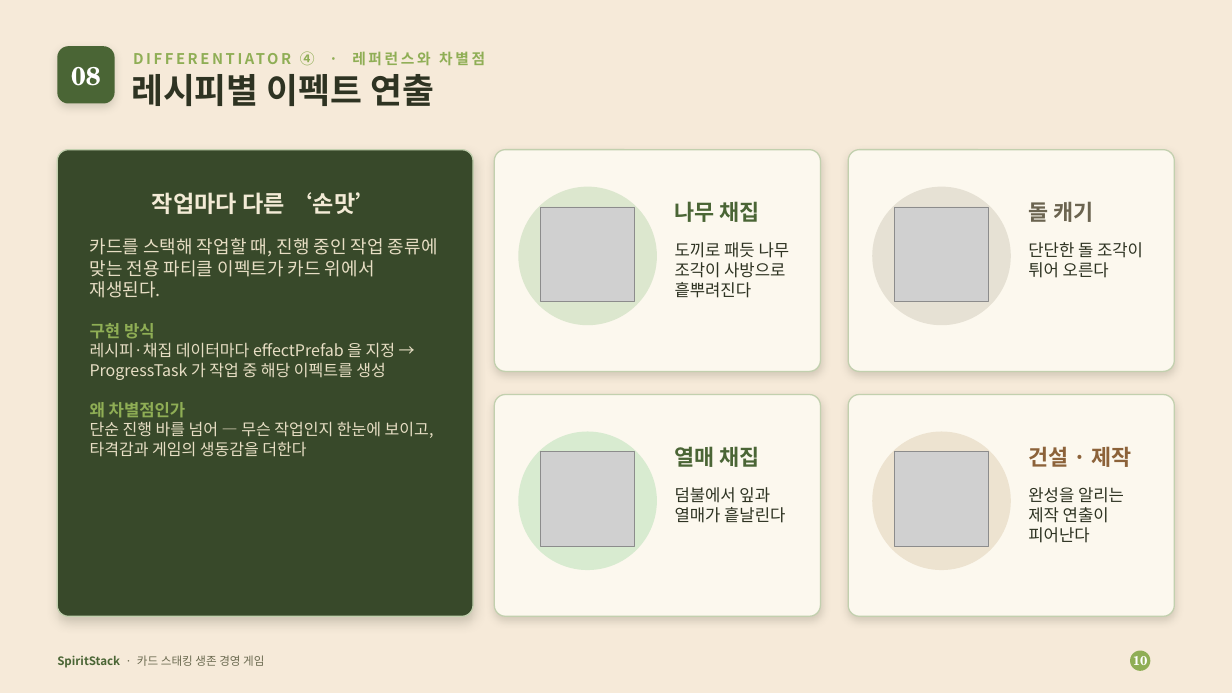
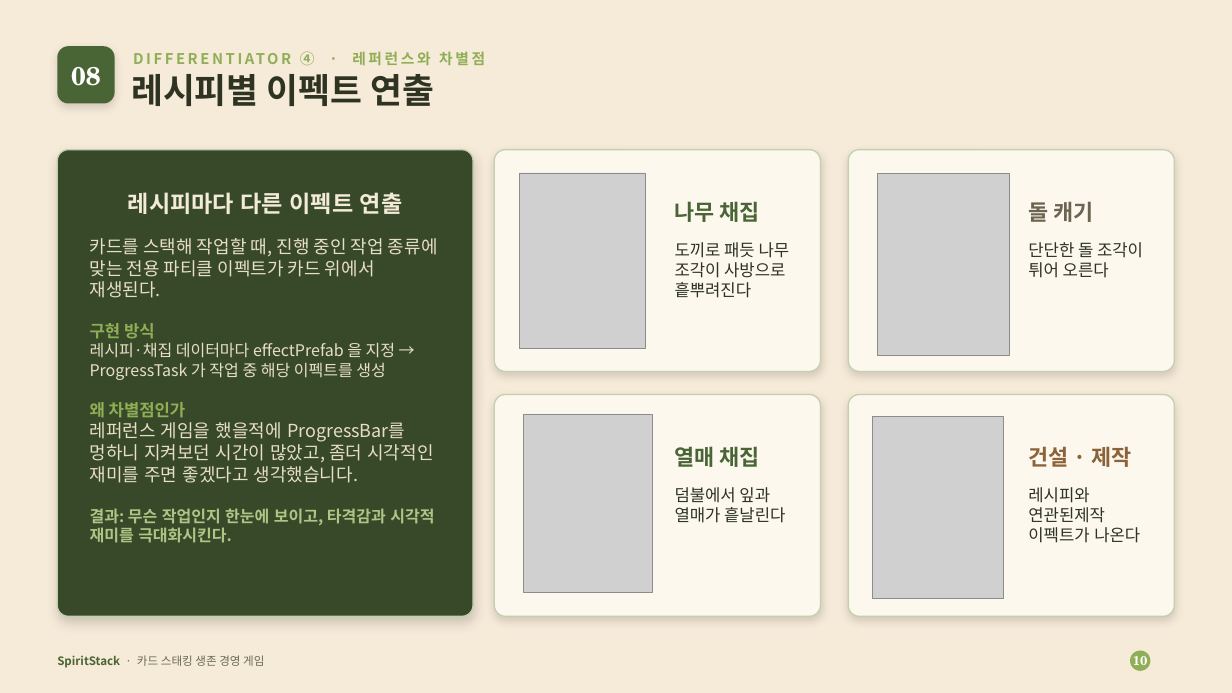
Before and after one commit to Devel-Rocket-ClassRoom/minigame-project-kimjihae3357, a slide deck: slide 10 of JellyStack/SpiritStack_발표자료.pptx. Drawn at 1232x693 pixels with LibreOffice and Linux fonts; fonts in the diff are those of the drawing; grey boxes stand for pictures. Boxes give left, top, right and bottom in pixels: in the first picture for what was removed or moved away, otherwise in the second. Text is boxed around its words. In the diff, an @@ line names an element or a change of style, - is before the commit and + after.

```diff
--- a/JellyStack/SpiritStack_발표자료.pptx
+++ b/JellyStack/SpiritStack_발표자료.pptx
@@ picture: place and size @@
-picture at (541,207,635,301)
+picture at (519,173,646,348)
@@ picture: place and size @@
-picture at (895,207,989,301)
+picture at (878,174,1009,356)
@@ text at (128,192,403,214): text changed @@
-작업마다 다른 ‘손맛’
+레시피마다 다른 이펙트 연출
@@ ellipse removed at (518,187,657,325) @@
@@ ellipse removed at (872,187,1011,325) @@
@@ picture: place and size @@
-picture at (541,452,635,546)
+picture at (523,415,652,593)
@@ picture: place and size @@
-picture at (895,452,989,546)
+picture at (872,417,1004,599)
@@ text at (90,422,434,543): text changed; size 12.5 to 14 pt @@
-단순 진행 바를 넘어 — 무슨 작업인지 한눈에 보이고, 타격감과 게임의 생동감을 더한다
+레퍼런스 게임을 했을적에 ProgressBar를 멍하니 지켜보던 시간이 많았고, 좀더 시각적인 재미를 주면 좋겠다고 생각했습니다.
+결과: 무슨 작업인지 한눈에 보이고, 타격감과 시각적 재미를 극대화시킨다.
@@ ellipse removed at (518,432,657,570) @@
@@ ellipse removed at (872,432,1011,570) @@
@@ text at (1028,487,1140,543): text changed @@
-완성을 알리는 제작 연출이 피어난다
+레시피와 연관된제작 이펙트가 나온다
```
Also in this commit, not shown: 7 other slides changed, 22 other files.
